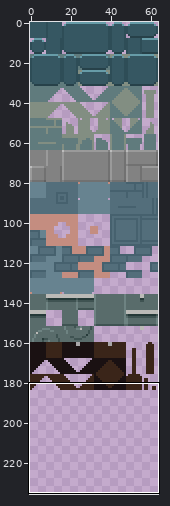
File history of a sprite sheet, assets/img/tileset.png. The first picture is a wide view before the edit; the outline marks the close-up.
Close-up. The starting point:
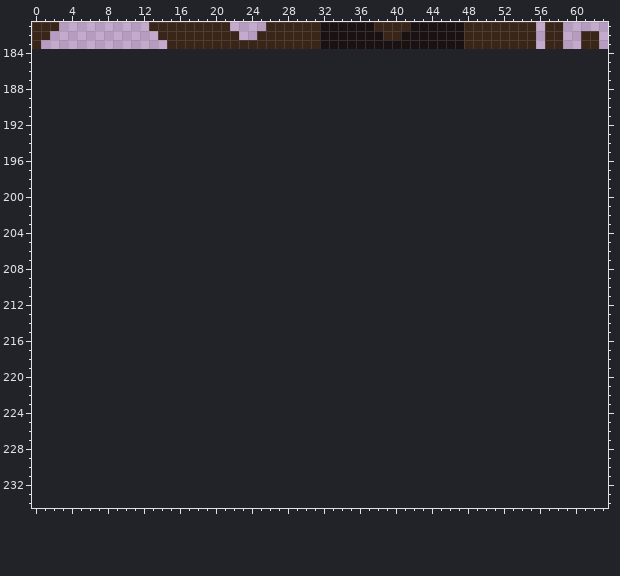
The file is 64x184 pixels. Shown: x 0..63, y 181..234. The old version is drawn lined up with the new one, on the new canvas. The wide view leaves out empty margins.
And afterwards:
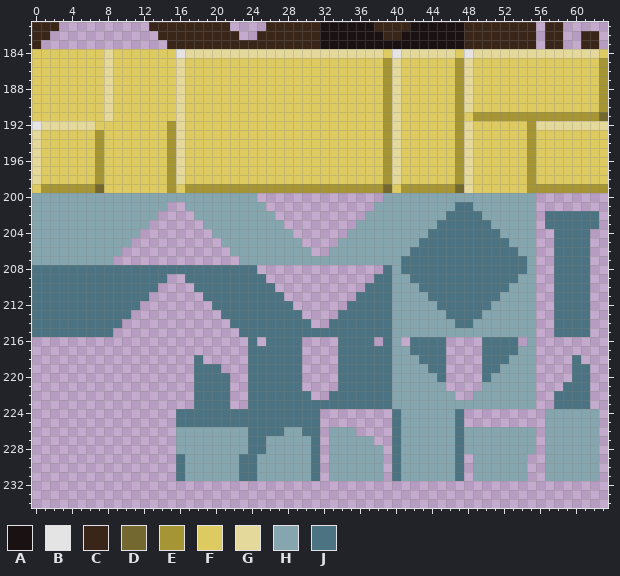
Palette (. is transparent): A #1a1112  B #e4e4e4  C #3a2519  D #736930  E #a69535  F #ddcb62  G #e4d99b  H #85a6af  J #4c7382
The edit:
canvas 64x184 -> 64x248
y 184: x 0..63 ................................................................ -> FFFFFFFFGFFFFFFFBGGGGGGGGGGGGGGGGGGGGGGFBGGGGGGFBGGGGGGGGGGGGGGF
y 185..190: x 0..63 ................................................................ -> FFFFFFFFGFFFFFFFGFFFFFFFFFFFFFFFFFFFFFFEGFFFFFFEGFFFFFFFFFFFFFFE
y 191: x 0..63 ................................................................ -> FFFFFFFFGFFFFFFFGFFFFFFFFFFFFFFFFFFFFFFEGFFFFFFEFEEEEEEEEEEEEEED
y 192: x 0..63 ................................................................ -> BGGGGGGFFFFFFFFEGFFFFFFFFFFFFFFFFFFFFFFEGFFFFFFEGFFFFFFEGGGGGGGG
y 193..198: x 0..63 ................................................................ -> GFFFFFFEFFFFFFFEGFFFFFFFFFFFFFFFFFFFFFFEGFFFFFFEGFFFFFFEFFFFFFFF
y 199: x 0..63 ................................................................ -> FEEEEEEDFFFFFFFEFEEEEEEEEEEEEEEEEEEEEEEDFEEEEEEDGFFFFFFEEEEEEEEE
y 200: x 0..24 ......................... -> HHHHHHHHHHHHHHHHHHHHHHHHH; x 39..55 ................. -> HHHHHHHHHHHHHHHHH
y 201: x 0..14 ............... -> HHHHHHHHHHHHHHH; x 17..25 ......... -> HHHHHHHHH; x 38..55 .................. -> HHHHHHHHHJJHHHHHHH
y 202: x 0..13 .............. -> HHHHHHHHHHHHHH; x 18..26 ......... -> HHHHHHHHH; x 37..55 ................... -> HHHHHHHHHJJJJHHHHHH; x 57..62 ...... -> JJJJJJ
y 203: x 0..12 ............. -> HHHHHHHHHHHHH; x 19..27 ......... -> HHHHHHHHH; x 36..55 .................... -> HHHHHHHHHJJJJJJHHHHH; x 57..62 ...... -> JJJJJJ
y 204: x 0..11 ............ -> HHHHHHHHHHHH; x 20..28 ......... -> HHHHHHHHH; x 35..55 ..................... -> HHHHHHHHHJJJJJJJJHHHH; x 58..61 .... -> JJJJ
y 205: x 0..10 ........... -> HHHHHHHHHHH; x 21..29 ......... -> HHHHHHHHH; x 34..55 ...................... -> HHHHHHHHHJJJJJJJJJJHHH; x 58..61 .... -> JJJJ
y 206: x 0..9 .......... -> HHHHHHHHHH; x 22..30 ......... -> HHHHHHHHH; x 33..55 ....................... -> HHHHHHHHHJJJJJJJJJJJJHH; x 58..61 .... -> JJJJ
y 207: x 0..8 ......... -> HHHHHHHHH; x 23..55 ................................. -> HHHHHHHHHHHHHHHHHHJJJJJJJJJJJJJJH; x 58..61 .... -> JJJJ
y 208: x 0..24 ......................... -> JJJJJJJJJJJJJJJJJJJJJJJJJ; x 39..55 ................. -> JHJJJJJJJJJJJJJJH; x 58..61 .... -> JJJJ
y 209: x 0..14 ............... -> JJJJJJJJJJJJJJJ; x 17..25 ......... -> JJJJJJJJJ; x 38..55 .................. -> JJHHJJJJJJJJJJJJHH; x 58..61 .... -> JJJJ
y 210: x 0..13 .............. -> JJJJJJJJJJJJJJ; x 18..26 ......... -> JJJJJJJJJ; x 37..55 ................... -> JJJHHHJJJJJJJJJJHHH; x 58..61 .... -> JJJJ
y 211: x 0..12 ............. -> JJJJJJJJJJJJJ; x 19..27 ......... -> JJJJJJJJJ; x 36..55 .................... -> JJJJHHHHJJJJJJJJHHHH; x 58..61 .... -> JJJJ
y 212: x 0..11 ............ -> JJJJJJJJJJJJ; x 20..28 ......... -> JJJJJJJJJ; x 35..55 ..................... -> JJJJJHHHHHJJJJJJHHHHH; x 58..61 .... -> JJJJ
y 213: x 0..10 ........... -> JJJJJJJJJJJ; x 21..29 ......... -> JJJJJJJJJ; x 34..55 ...................... -> JJJJJJHHHHHHJJJJHHHHHH; x 58..61 .... -> JJJJ
y 214: x 0..9 .......... -> JJJJJJJJJJ; x 22..30 ......... -> JJJJJJJJJ; x 33..55 ....................... -> JJJJJJJHHHHHHHJJHHHHHHH; x 58..61 .... -> JJJJ
y 215: x 0..8 ......... -> JJJJJJJJJ; x 23..55 ................................. -> JJJJJJJJJJJJJJJJJHHHHHHHHHHHHHHHH; x 58..61 .... -> JJJJ
y 216: x 24 . -> J; x 26..29 .... -> JJJJ; x 34..37 .... -> JJJJ; x 39..40 .. -> JH; x 42..45 .... -> JJJJ; x 50..53 .... -> JJJJ; x 55 . -> H
y 217: x 24..29 ...... -> JJJJJJ; x 34..45 ............ -> JJJJJJHHJJJJ; x 50..55 ...... -> JJJJHH
y 218: x 18 . -> J; x 24..29 ...... -> JJJJJJ; x 34..45 ............ -> JJJJJJHHHJJJ; x 50..55 ...... -> JJJHHH; x 60 . -> J
y 219: x 18..20 ... -> JJJ; x 24..29 ...... -> JJJJJJ; x 34..45 ............ -> JJJJJJHHHHJJ; x 50..55 ...... -> JJHHHH; x 60..61 .. -> JJ
y 220: x 18..21 .... -> JJJJ; x 24..29 ...... -> JJJJJJ; x 34..45 ............ -> JJJJJJHHHHHJ; x 50..55 ...... -> JHHHHH; x 60..61 .. -> JJ
y 221: x 18..21 .... -> JJJJ; x 24..29 ...... -> JJJJJJ; x 34..45 ............ -> JJJJJJHHHHHH; x 50..55 ...... -> HHHHHH; x 59..61 ... -> JJJ
y 222: x 18..21 .... -> JJJJ; x 24..30 ....... -> JJJJJJJ; x 33..46 .............. -> JJJJJJJHHHHHHH; x 49..55 ....... -> HHHHHHH; x 58..61 .... -> JJJJ
y 223: x 18..21 .... -> JJJJ; x 24..55 ................................ -> JJJJJJJJJJJJJJJJHHHHHHHHHHHHHHHH; x 58..61 .... -> JJJJ
y 224..225: x 16..31 ................ -> JJJJJJJJJJJJJJJJ; x 40..47 ........ -> JHHHHHHJ; x 57..62 ...... -> HHHHHH
y 226: x 16..31 ................ -> HHHHHHHHJJJJHHJJ; x 33..35 ... -> HHH; x 40..55 ................ -> JHHHHHHJHHHHHHHH; x 57..62 ...... -> HHHHHH
y 227: x 16..31 ................ -> HHHHHHHHJJHHHHHJ; x 33..37 ..... -> HHHHH; x 40..55 ................ -> JHHHHHHJHHHHHHHH; x 57..62 ...... -> HHHHHH
y 228: x 16..31 ................ -> HHHHHHHHJJHHHHHJ; x 33..38 ...... -> HHHHHH; x 40..55 ................ -> JHHHHHHJHHHHHHHH; x 57..62 ...... -> HHHHHH
y 229..231: x 16..31 ................ -> JHHHHHHJJHHHHHHJ; x 33..38 ...... -> HHHHHH; x 40..47 ........ -> JHHHHHHJ; x 49..54 ...... -> HHHHHH; x 57..62 ...... -> HHHHHH
Changed places in both close-ups, as pixel boxes (x1, y1, x2, y2):
added: (32, 49, 608, 481)
